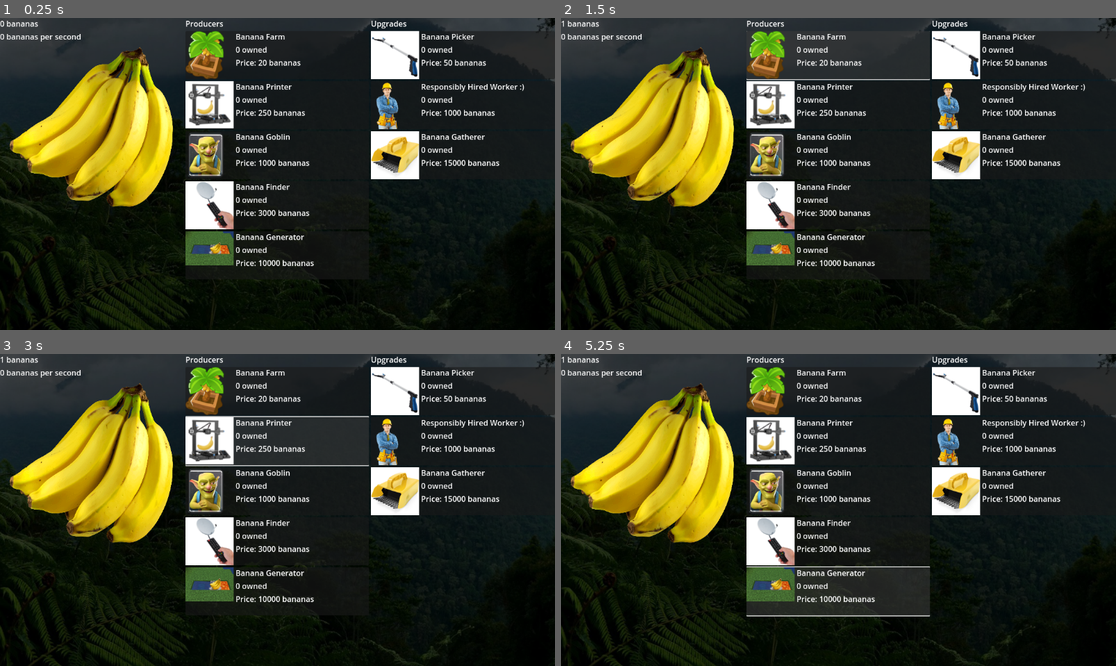
Above: before the commit, frames 1-4 (two rows, left to right).
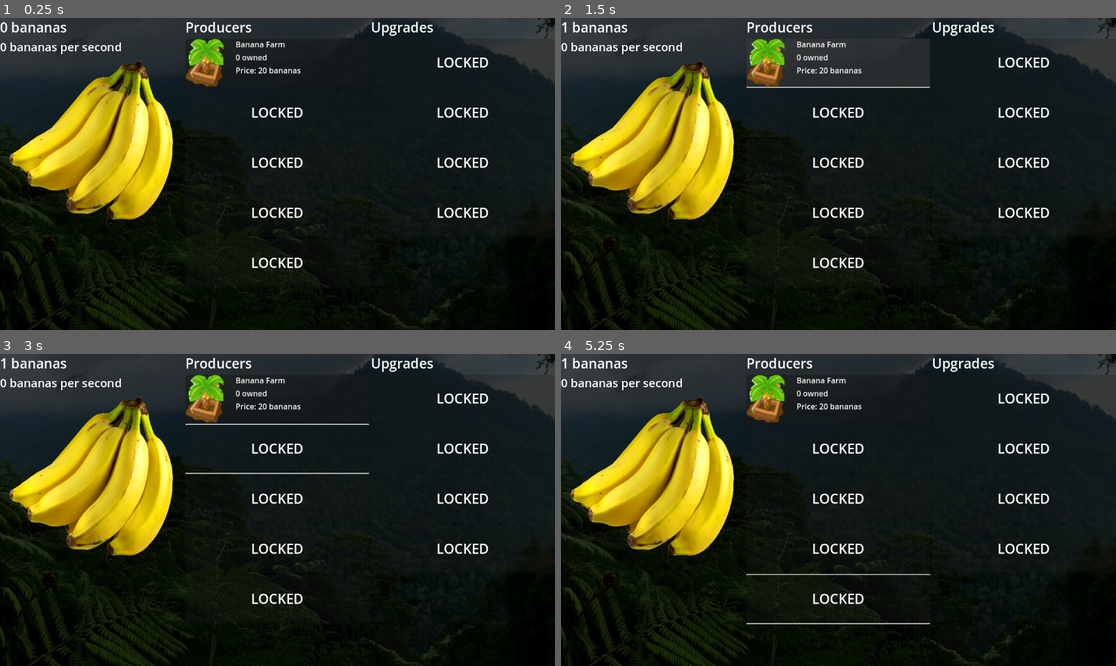
Above: after the commit, the same moments.

Repository: EliConstructor/banana-game-two
Game: Godot game, scene res://main.tscn
Same seed, same stepped clock (60 frames per second), same inputs: the game is played once before the commit and once after it.
Inputs (mouse positions are in pixels of both pictures, inside the frame that each line leads up to; where the layout moved, square brackets give the same spot in the first picture):
- Up to frame 1 (0.25 s): no input
- Up to frame 2 (1.5 s): click (649, 142) [649, 127] at 0.5 s; click (838, 55) at 1.27 s
- Up to frame 3 (3 s): click (277, 397) at 2 s, where only the run after the commit has a clickable "LOCKED"; click (277, 441) at 2.77 s
- Up to frame 4 (5.25 s): click (838, 491) at 3.52 s; click (838, 541) at 4.27 s; click (838, 591) at 5.02 s

The runs differ from the first frame. In frame 1, 21% of the frame differs, in the area x 0-100%, y 0-81%; in frame 2, 21%; in frame 3, 22%; in frame 4, 24%, in the area x 0-100%, y 0-87%.

Commit message:
banana revolution

Diff:
--- a/main.tscn
+++ b/main.tscn
@@ -1,8 +1,9 @@
-[gd_scene load_steps=21 format=3 uid="uid://c8dsxq4vjsr5g"]
+[gd_scene load_steps=26 format=3 uid="uid://c8dsxq4vjsr5g"]
 
 [ext_resource type="Texture2D" uid="uid://ct0obvmfp0hkn" path="res://textures/banana.png" id="1_g477y"]
 [ext_resource type="Script" path="res://scripts/main.gd" id="1_ugeij"]
 [ext_resource type="Script" path="res://scripts/bananacounter.gd" id="2_7cqsc"]
+[ext_resource type="Theme" uid="uid://dxb6tg8jo2m80" path="res://ui_theme.tres" id="2_cwosx"]
 [ext_resource type="Texture2D" uid="uid://dty53xo48chtr" path="res://textures/jungle.jpg" id="2_mms3p"]
 [ext_resource type="Script" path="res://scripts/bananabutton.gd" id="3_6d03r"]
 [ext_resource type="Script" path="res://scripts/bananarate.gd" id="3_nls3j"]
@@ -11,6 +12,7 @@
 [ext_resource type="Script" path="res://scripts/producers.gd" id="7_iuqen"]
 [ext_resource type="Resource" uid="uid://3c75y275fa" path="res://producers/bananafarm.tres" id="8_ua2jp"]
 [ext_resource type="Resource" uid="uid://stqibj4npgjl" path="res://producers/bananaprinter.tres" id="10_3nme3"]
+[ext_resource type="Script" path="res://scripts/wageslabel.gd" id="10_ea8bh"]
 [ext_resource type="Resource" uid="uid://b6sd5v0yj8uuo" path="res://producers/bananagoblin.tres" id="11_fvttr"]
 [ext_resource type="Resource" uid="uid://b820phqhsttcd" path="res://producers/bananafinder.tres" id="12_p4e8y"]
 [ext_resource type="Resource" uid="uid://mkxrpooy3q06" path="res://producers/bananagenerator.tres" id="13_yqtsv"]
@@ -18,6 +20,9 @@
 [ext_resource type="Resource" uid="uid://iw0dupf6a7r8" path="res://upgrades/bananapicker.tres" id="16_rbajd"]
 [ext_resource type="Resource" uid="uid://h6yls7x4lhfs" path="res://upgrades/worker.tres" id="17_2ytca"]
 [ext_resource type="Resource" uid="uid://chgl8jwshefqy" path="res://upgrades/bananagatherer.tres" id="18_3hefm"]
+[ext_resource type="PackedScene" uid="uid://rasrwyhpxe71" path="res://uielements/revolution_info.tscn" id="19_boofn"]
+[ext_resource type="Resource" uid="uid://btby5g1y8xaea" path="res://upgrades/robotic_workers.tres" id="21_08obn"]
+[ext_resource type="Script" path="res://scripts/event_manager.gd" id="21_uuqc4"]
 
 [sub_resource type="Gradient" id="Gradient_sl6b2"]
 colors = PackedColorArray(0, 0, 0, 1, 0, 0, 0, 0.45098)
@@ -34,6 +39,7 @@
 anchor_bottom = 1.0
 grow_horizontal = 2
 grow_vertical = 2
+theme = ExtResource("2_cwosx")
 texture = ExtResource("2_mms3p")
 stretch_mode = 6
 
@@ -43,6 +49,7 @@
 anchor_bottom = 1.0
 grow_horizontal = 2
 grow_vertical = 2
+theme = ExtResource("2_cwosx")
 texture = SubResource("GradientTexture1D_d2ufh")
 stretch_mode = 6
 
@@ -52,6 +59,7 @@
 anchor_bottom = 1.0
 grow_horizontal = 2
 grow_vertical = 2
+theme = ExtResource("2_cwosx")
 
 [node name="BananaColumn" type="VBoxContainer" parent="GUIColumns"]
 layout_mode = 2
@@ -59,11 +67,13 @@
 
 [node name="BananaCounter" type="Label" parent="GUIColumns/BananaColumn"]
 layout_mode = 2
+theme_type_variation = &"HeaderLarge"
 text = "1234 Bananas"
 script = ExtResource("2_7cqsc")
 
 [node name="BananaRate" type="Label" parent="GUIColumns/BananaColumn"]
 layout_mode = 2
+theme_type_variation = &"HeaderMedium"
 text = "36 bananas per second"
 script = ExtResource("3_nls3j")
 
@@ -77,12 +87,22 @@
 stretch_mode = 0
 script = ExtResource("3_6d03r")
 
+[node name="Wages" type="Label" parent="GUIColumns/BananaColumn"]
+visible = false
+layout_mode = 2
+theme = ExtResource("2_cwosx")
+theme_type_variation = &"HeaderMedium"
+text = "Paying 321 bananas per second in wages to workers"
+autowrap_mode = 3
+script = ExtResource("10_ea8bh")
+
 [node name="ProducersColumn" type="VBoxContainer" parent="GUIColumns"]
 layout_mode = 2
 size_flags_horizontal = 3
 
 [node name="Header" type="Label" parent="GUIColumns/ProducersColumn"]
 layout_mode = 2
+theme_type_variation = &"HeaderLarge"
 text = "Producers"
 
 [node name="ScrollContainer" type="ScrollContainer" parent="GUIColumns/ProducersColumn"]
@@ -102,6 +122,7 @@
 
 [node name="Header" type="Label" parent="GUIColumns/UpgradesColumn"]
 layout_mode = 2
+theme_type_variation = &"HeaderLarge"
 text = "Upgrades"
 
 [node name="ScrollContainer" type="ScrollContainer" parent="GUIColumns/UpgradesColumn"]
@@ -113,6 +134,12 @@
 size_flags_horizontal = 3
 size_flags_vertical = 3
 script = ExtResource("15_gdv75")
-upgrades = Array[Resource("res://resourcetypes/upgrade.gd")]([ExtResource("16_rbajd"), ExtResource("17_2ytca"), ExtResource("18_3hefm")])
+upgrades = Array[Resource("res://resourcetypes/upgrade.gd")]([ExtResource("16_rbajd"), ExtResource("17_2ytca"), ExtResource("18_3hefm"), ExtResource("21_08obn")])
+
+[node name="RevolutionInfo" parent="." instance=ExtResource("19_boofn")]
+visible = false
+
+[node name="EventManager" type="Node" parent="."]
+script = ExtResource("21_uuqc4")
 
 [connection signal="pressed" from="GUIColumns/BananaColumn/BananaButton" to="GUIColumns/BananaColumn/BananaButton" method="_on_pressed"]
--- a/producers/bananafarm.tres
+++ b/producers/bananafarm.tres
@@ -11,3 +11,5 @@
 icon = ExtResource("1_31q2d")
 basePrice = 20
 priceMultiplier = 1.1
+locked = false
+max_amount = -1
--- a/producers/bananagenerator.tres
+++ b/producers/bananagenerator.tres
@@ -11,3 +11,5 @@
 icon = ExtResource("1_ovlrj")
 basePrice = 10000
 priceMultiplier = 1.1
+locked = true
+max_amount = -1
--- a/producers/bananagoblin.tres
+++ b/producers/bananagoblin.tres
@@ -11,3 +11,6 @@
 icon = ExtResource("1_ogw2y")
 basePrice = 1000
 priceMultiplier = 1.1
+locked = true
+auto_unlock = true
+max_amount = -1
--- a/resourcetypes/item.gd
+++ b/resourcetypes/item.gd
@@ -6,6 +6,9 @@
 @export var icon: Texture2D
 @export var basePrice: int
 @export var priceMultiplier: float
+@export var locked: bool = true
+@export var auto_unlock: bool = true
+@export var max_amount: int = -1
 
 var amount: int = 0
 
--- /dev/null
+++ b/scripts/event_manager.gd
@@ -0,0 +1,27 @@
+extends Node
+
+@onready var main = $/root/Main
+@onready var upgrades = $/root/Main/GUIColumns/UpgradesColumn/ScrollContainer/Upgrades
+@onready var revolution_info = $/root/Main/RevolutionInfo
+var workers = preload("res://upgrades/worker.tres")
+var robot_workers = preload("res://upgrades/robotic_workers.tres")
+
+var workers_payed = false
+
+func _ready():
+	workers = upgrades.get_upgrade_of_type(workers)
+	robot_workers = upgrades.get_upgrade_of_type(robot_workers)
+
+func _process(delta):
+	if main.bananas >= 1_000_000 and workers.amount >= 10 and !workers_payed:
+		# Trigger banana revolution
+		revolution_info.visible = true
+	else:
+		revolution_info.visible = false
+
+	# Pay workers
+	if workers_payed and robot_workers.amount <= 0:
+		main.bananas = main.bananas - get_total_wages() * delta
+
+func get_total_wages():
+	return workers.amount * 10
--- a/scripts/itembutton.gd
+++ b/scripts/itembutton.gd
@@ -5,10 +5,15 @@
 @onready var countLabel: Label = $Container/Info/Count
 @onready var nameLabel: Label = $Container/Info/Name
 @onready var iconRect: TextureRect = $Container/Icon
+@onready var shade: TextureRect = $Shade
+@onready var container: HBoxContainer = $Container
+@onready var locked_label: Label = $LockedLabel
 
 var item: Item
 
 func _on_pressed():
+	if item.amount + 1 > item.max_amount and item.max_amount > 0:
+		return
 	if main.bananas >= item.get_price():
 		main.bananas = main.bananas - item.get_price()
 		item.amount = item.amount + 1
@@ -18,9 +23,32 @@
 	if item is Producer:
 		tooltip_text = item.description % str(snapped(item.get_base_production(), 0.01))
 
+	update_labels()
+
+	# Max amount disable
+	if item.amount + 1 > item.max_amount and item.max_amount > 0:
+		disabled = true
+		shade.visible = true
+	else:
+		disabled = false
+		shade.visible = false
+
+	# Locked disable
+	if item.locked:
+		disabled = true
+		locked_label.visible = true
+		container.visible = false
+	else:
+		disabled = false
+		locked_label.visible = false
+		container.visible = true
+
 func update_labels():
 	priceLabel.text = "Price: " + str(round(item.get_price())) + " bananas"
-	countLabel.text = str(item.amount) + " owned"
+	if item.amount + 1 > item.max_amount and item.max_amount > 0:
+		countLabel.text = str(item.amount) + " owned (max)"
+	else:
+		countLabel.text = str(item.amount) + " owned"
 
 func update_all():
 	update_labels()
--- a/scripts/main.gd
+++ b/scripts/main.gd
@@ -7,6 +7,7 @@
 
 @onready var producers = $GUIColumns/ProducersColumn/ScrollContainer/Producers
 @onready var upgrades = $GUIColumns/UpgradesColumn/ScrollContainer/Upgrades
+@onready var event_manager = $EventManager
 
 # Called when the node enters the scene tree for the first time.
 func _ready():
@@ -32,12 +33,22 @@
 func save_game():
 	print("SAVING")
 	var data = {}
+
+	# Basic Data
 	data["game_version"] = game_version
 	data["bananas"] = bananas
+
+	# Upgrades and producers
 	for producer in producers.producers:
 		data[producer.name + ".amount"] = producer.amount
+		data[producer.name + ".locked"] = producer.locked
 	for upgrade in upgrades.upgrades:
 		data[upgrade.name + ".amount"] = upgrade.amount
+		data[upgrade.name + ".locked"] = upgrade.locked
+
+	# Event Data
+	# Banana Revolution
+	data["workers_payed"] = event_manager.workers_payed
 
 	var file = FileAccess.open("user://save_data.json",FileAccess.WRITE)
 	file.store_string(JSON.stringify(data))
@@ -49,10 +60,22 @@
 	var file = FileAccess.open("user://save_data.json",FileAccess.READ)
 	var content = file.get_as_text()
 	var data = JSON.parse_string(content)
+
+	# Basic Data
+	bananas = data["bananas"]
+
+	# Upgrades and producers
 	for producer in producers.producers:
 		if data[producer.name + ".amount"] != null:
 			producer.amount = data[producer.name + ".amount"]
+			producer.locked = data[producer.name + ".locked"]
 	for upgrade in upgrades.upgrades:
 		if data[upgrade.name + ".amount"] != null:
 			upgrade.amount = data[upgrade.name + ".amount"]
-	bananas = data["bananas"]
+			upgrade.locked = data[upgrade.name + ".locked"]
+
+	# Event Data
+	# Banana Revolution
+	event_manager.workers_payed = data["workers_payed"]
+	if event_manager.workers_payed:
+		event_manager.revolution_info.wages_label.visible = true
--- a/scripts/producers.gd
+++ b/scripts/producers.gd
@@ -4,6 +4,7 @@
 var item_button = preload("res://uielements/item_button.tscn")
 
 @onready var upgrades = $/root/Main/GUIColumns/UpgradesColumn/ScrollContainer/Upgrades
+@onready var main = $/root/Main
 
 # Called when the node enters the scene tree for the first time.
 func _ready():
@@ -21,4 +22,12 @@
 
 # Called every frame. 'delta' is the elapsed time since the previous frame.
 func _process(delta):
-	pass
+	# Unlock if necessary
+	for producer in producers:
+		if main.bananas > producer.basePrice and producer.auto_unlock:
+			producer.locked = false
+
+func get_producer_of_type(target):
+	for producer in producers:
+		if producer == target:
+			return producer
--- /dev/null
+++ b/scripts/revolution.gd
@@ -0,0 +1,22 @@
+extends Panel
+
+@onready var main = $/root/Main
+@onready var event_manager = $/root/Main/EventManager
+@onready var upgrades = $/root/Main/GUIColumns/UpgradesColumn/ScrollContainer/Upgrades
+@onready var revolution_info = $/root/Main/RevolutionInfo
+@onready var wages_label = $/root/Main/GUIColumns/BananaColumn/Wages
+var worker = preload("res://upgrades/worker.tres")
+var robot_workers = preload("res://upgrades/robotic_workers.tres")
+
+# Accept the deal
+func _on_option_1_pressed():
+	event_manager.workers_payed = true
+	upgrades.get_upgrade_of_type(robot_workers).locked = false
+	wages_label.visible = true
+	visible = false
+
+# Cull workers
+func _on_option_2_pressed():
+	var workers = upgrades.get_upgrade_of_type(worker)
+	workers.amount = workers.amount / 2
+	visible = false
--- a/scripts/upgrades.gd
+++ b/scripts/upgrades.gd
@@ -2,6 +2,8 @@
 
 @export var upgrades: Array[Upgrade]
 var item_button = preload("res://uielements/item_button.tscn")
+
+@onready var main = $/root/Main
 
 # Called when the node enters the scene tree for the first time.
 func _ready():
@@ -18,4 +20,12 @@
 
 # Called every frame. 'delta' is the elapsed time since the previous frame.
 func _process(delta):
-	pass
+	# Unlock if necessary
+	for upgrade in upgrades:
+		if main.bananas > upgrade.basePrice and upgrade.auto_unlock:
+			upgrade.locked = false
+
+func get_upgrade_of_type(target):
+	for upgrade in upgrades:
+		if upgrade == target:
+			return upgrade
--- /dev/null
+++ b/scripts/wageslabel.gd
@@ -0,0 +1,8 @@
+extends Label
+
+@onready var event_manager = $/root/Main/EventManager
+
+func _process(delta):
+	text = "Paying " + str(event_manager.get_total_wages()) + " bananas per second in wages to workers"
+	if event_manager.robot_workers.amount > 0:
+		visible = false
--- /dev/null
+++ b/ui_theme.tres
@@ -0,0 +1,7 @@
+[gd_resource type="Theme" load_steps=2 format=3 uid="uid://dxb6tg8jo2m80"]
+
+[sub_resource type="StyleBoxFlat" id="StyleBoxFlat_fm6rf"]
+bg_color = Color(0.164706, 0.164706, 0.164706, 0.988235)
+
+[resource]
+Panel/styles/panel = SubResource("StyleBoxFlat_fm6rf")
--- a/uielements/item_button.tscn
+++ b/uielements/item_button.tscn
@@ -1,7 +1,13 @@
-[gd_scene load_steps=3 format=3 uid="uid://dki21drscjmnp"]
+[gd_scene load_steps=5 format=3 uid="uid://dki21drscjmnp"]
 
 [ext_resource type="Script" path="res://scripts/itembutton.gd" id="1_e44jp"]
 [ext_resource type="Texture2D" uid="uid://7m20lc4mkhs2" path="res://textures/farm.png" id="2_sw6sh"]
+
+[sub_resource type="Gradient" id="Gradient_cdr62"]
+colors = PackedColorArray(0, 0, 0, 0.47451, 0, 0, 0, 0.47451)
+
+[sub_resource type="GradientTexture1D" id="GradientTexture1D_o0ult"]
+gradient = SubResource("Gradient_cdr62")
 
 [node name="ItemButton" type="Button"]
 custom_minimum_size = Vector2(0, 100)
@@ -41,4 +47,27 @@
 layout_mode = 2
 text = "Price"
 
+[node name="Shade" type="TextureRect" parent="."]
+visible = false
+layout_mode = 1
+anchors_preset = 15
+anchor_right = 1.0
+anchor_bottom = 1.0
+grow_horizontal = 2
+grow_vertical = 2
+texture = SubResource("GradientTexture1D_o0ult")
+
+[node name="LockedLabel" type="Label" parent="."]
+visible = false
+layout_mode = 1
+anchors_preset = 15
+anchor_right = 1.0
+anchor_bottom = 1.0
+grow_horizontal = 2
+grow_vertical = 2
+theme_type_variation = &"HeaderLarge"
+text = "LOCKED"
+horizontal_alignment = 1
+vertical_alignment = 1
+
 [connection signal="pressed" from="." to="." method="_on_pressed"]
--- /dev/null
+++ b/uielements/revolution_info.tscn
@@ -0,0 +1,74 @@
+[gd_scene load_steps=3 format=3 uid="uid://rasrwyhpxe71"]
+
+[ext_resource type="Theme" uid="uid://dxb6tg8jo2m80" path="res://ui_theme.tres" id="1_ofb1e"]
+[ext_resource type="Script" path="res://scripts/revolution.gd" id="2_hss5v"]
+
+[node name="RevolutionInfo" type="Panel"]
+anchors_preset = 8
+anchor_left = 0.5
+anchor_top = 0.5
+anchor_right = 0.5
+anchor_bottom = 0.5
+offset_left = -243.0
+offset_top = -126.0
+offset_right = 243.0
+offset_bottom = 126.0
+grow_horizontal = 2
+grow_vertical = 2
+theme = ExtResource("1_ofb1e")
+script = ExtResource("2_hss5v")
+
+[node name="Title" type="Label" parent="."]
+layout_mode = 1
+anchors_preset = 10
+anchor_right = 1.0
+offset_bottom = 42.0
+grow_horizontal = 2
+theme = ExtResource("1_ofb1e")
+theme_type_variation = &"HeaderLarge"
+text = "Banana Revolution"
+horizontal_alignment = 1
+
+[node name="Info" type="Label" parent="."]
+layout_mode = 1
+anchors_preset = 10
+anchor_right = 1.0
+offset_top = 41.0
+offset_bottom = 197.0
+grow_horizontal = 2
+theme = ExtResource("1_ofb1e")
+text = "Your workers are getting fed up with your accumulating wealth of bananas. They are unionizing and demanding a cut of your profits. There may be another solution though.
+
+What to do?"
+horizontal_alignment = 1
+autowrap_mode = 3
+
+[node name="Option1" type="Button" parent="."]
+layout_mode = 1
+anchors_preset = 2
+anchor_top = 1.0
+anchor_bottom = 1.0
+offset_top = -31.0
+offset_right = 198.0
+grow_vertical = 0
+theme = ExtResource("1_ofb1e")
+text = "Give In (Pay each worker 10
+bananas per second in wages)"
+
+[node name="Option2" type="Button" parent="."]
+layout_mode = 1
+anchors_preset = 3
+anchor_left = 1.0
+anchor_top = 1.0
+anchor_right = 1.0
+anchor_bottom = 1.0
+offset_left = -240.0
+offset_top = -54.0
+grow_horizontal = 0
+grow_vertical = 0
+theme = ExtResource("1_ofb1e")
+text = "Refuse! (\"Remove\" 50% of
+your workers)"
+
+[connection signal="pressed" from="Option1" to="." method="_on_option_1_pressed"]
+[connection signal="pressed" from="Option2" to="." method="_on_option_2_pressed"]
--- /dev/null
+++ b/upgrades/robotic_workers.tres
@@ -0,0 +1,15 @@
+[gd_resource type="Resource" script_class="Upgrade" load_steps=3 format=3 uid="uid://btby5g1y8xaea"]
+
+[ext_resource type="Texture2D" uid="uid://dvvjjfe8ipgon" path="res://textures/robot.png" id="1_b4k3f"]
+[ext_resource type="Script" path="res://resourcetypes/upgrade.gd" id="1_w2eth"]
+
+[resource]
+script = ExtResource("1_w2eth")
+name = "Robotic Workers"
+description = "Replace workers with robots, and don't pay wages anymore."
+icon = ExtResource("1_b4k3f")
+basePrice = 2000000
+priceMultiplier = 1.0
+locked = true
+auto_unlock = false
+max_amount = 1
Binary file added: textures/robot.png
Not shown, added: textures/robot.png.import
